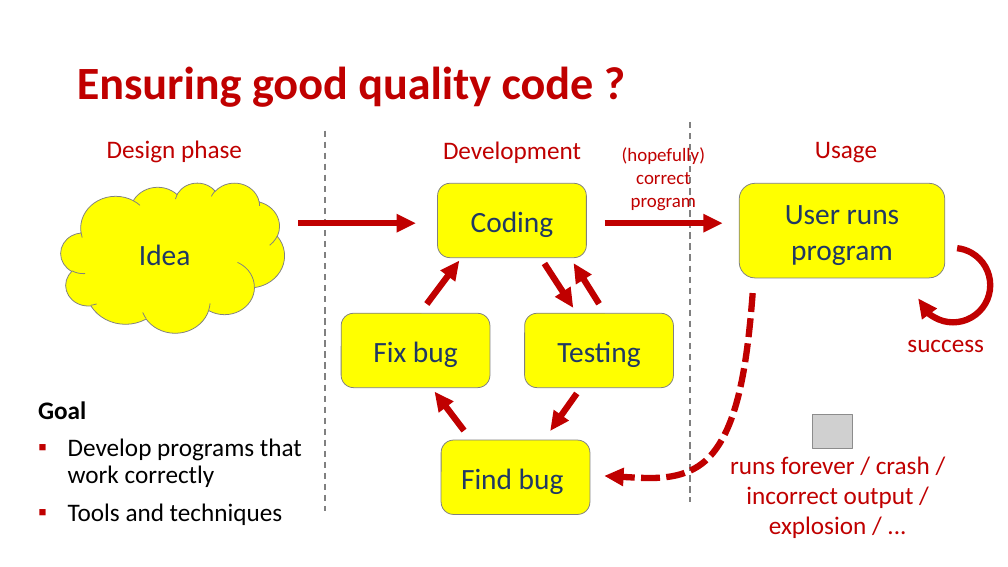
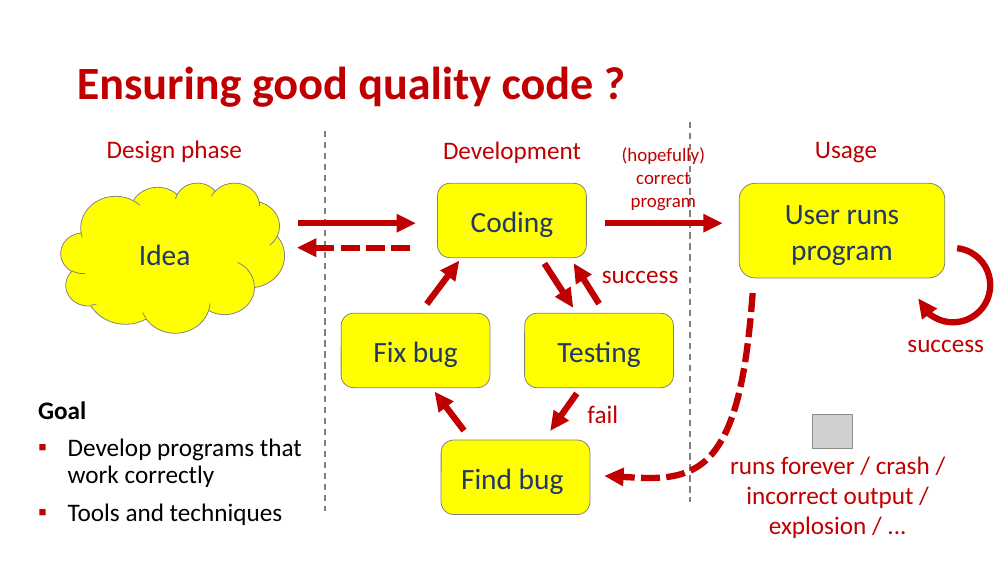
Before and after one commit to gsbrodal/gsbrodal.github.io, a slide deck: slide 3 of ipsa/slides/testing.pptx (slide 2 before the commit). Drawn at 1008x567 pixels with LibreOffice and Linux fonts; fonts in the diff are those of the drawing; grey boxes stand for pictures. Boxes give left, top, right and bottom in pixels: in the first picture for what was removed or moved away, otherwise in the second. Text is boxed around its words. In the diff, an @@ line names an element or a change of style, - is before the commit and + after.

```diff
--- a/ipsa/slides/testing.pptx
+++ b/ipsa/slides/testing.pptx
@@ arrow added from (410, 248) to (297, 248), #C00000 6 pt dashed @@
@@ text added at box(602, 270, 679, 284), 24 pt, text #C00000 @@
+success
@@ text added at box(587, 405, 618, 423), 24 pt, text #C00000 @@
+fail
```
Also in this commit, not shown: 19 other slides changed, 3 slides added, 1 slide removed, 4 other files.
